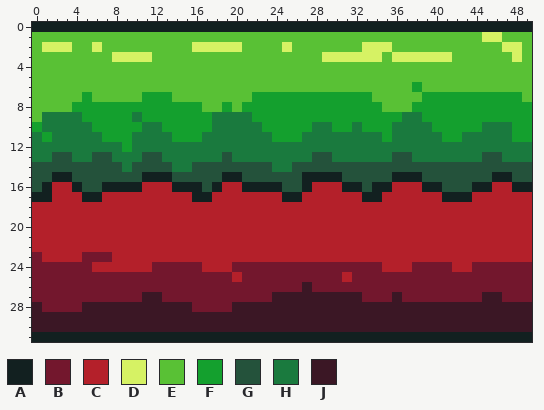
A pixel-art file gets an edit: assets/images/walls/platform-ground-between.aseprite. This is how it looked before the edit.
50x32 pixels, 1 frame.
Palette (. is transparent): A #122020  B #73172d  C #b4202a  D #d6f264  E #59c135  F #14a02e  G #24523b  H #1a7a3e  J #3b1725
The same view after the edit:
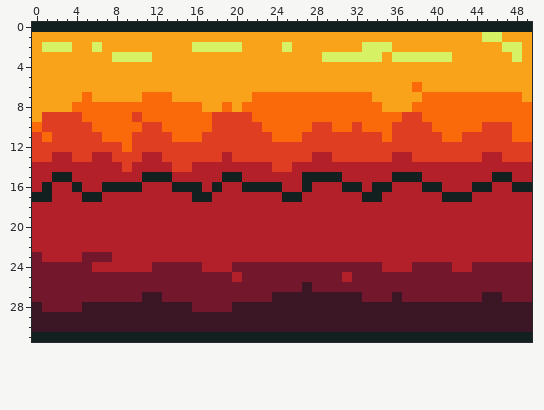
Diff:
@@ palette @@
-E #59c135
+E #f9a31b
-F #14a02e
+F #fa6a0a
-H #1a7a3e
+H #df3e23
@@ x 0..49 @@
 12 HHHHHHHHHFHHHHHHHHHHHHHHHHHHHHHHHHHHHHHHHHHHHHHHHH
-13 HHGGHHGGHHHGGHHHHHHGHHHHHHHHGGHHHHHHGGHHHHHHHGGHHH
-14 GGGGGGGGGHGGGGHHGGGGGGGGHHGGGGGGGGGGGGGGGGGGGGGGGG
-15 GGAAGGGGGGGAAAGGGGGAAGGGGGGAAAAGGGGGAAAGGGGGGGAAGG
-16 GACCAGGAAAACCCAAAGACCAAAAGGACCCAAGAACCCAAGGGAACCAA
+13 HHCCHHCCHHHCCHHHHHHCHHHHHHHHCCHHHHHHCCHHHHHHHCCHHH
+14 CCCCCCCCCHCCCCHHCCCCCCCCHHCCCCCCCCCCCCCCCCCCCCCCCC
+15 CCAACCCCCCCAAACCCCCAACCCCCCAAAACCCCCAAACCCCCCCAACC
+16 CACCACCAAAACCCAAACACCAAAACCACCCAACAACCCAACCCAACCAA
 17 AACCCAACCCCCCCCCAACCCCCCCAACCCCCCAACCCCCCAAACCCCCC
